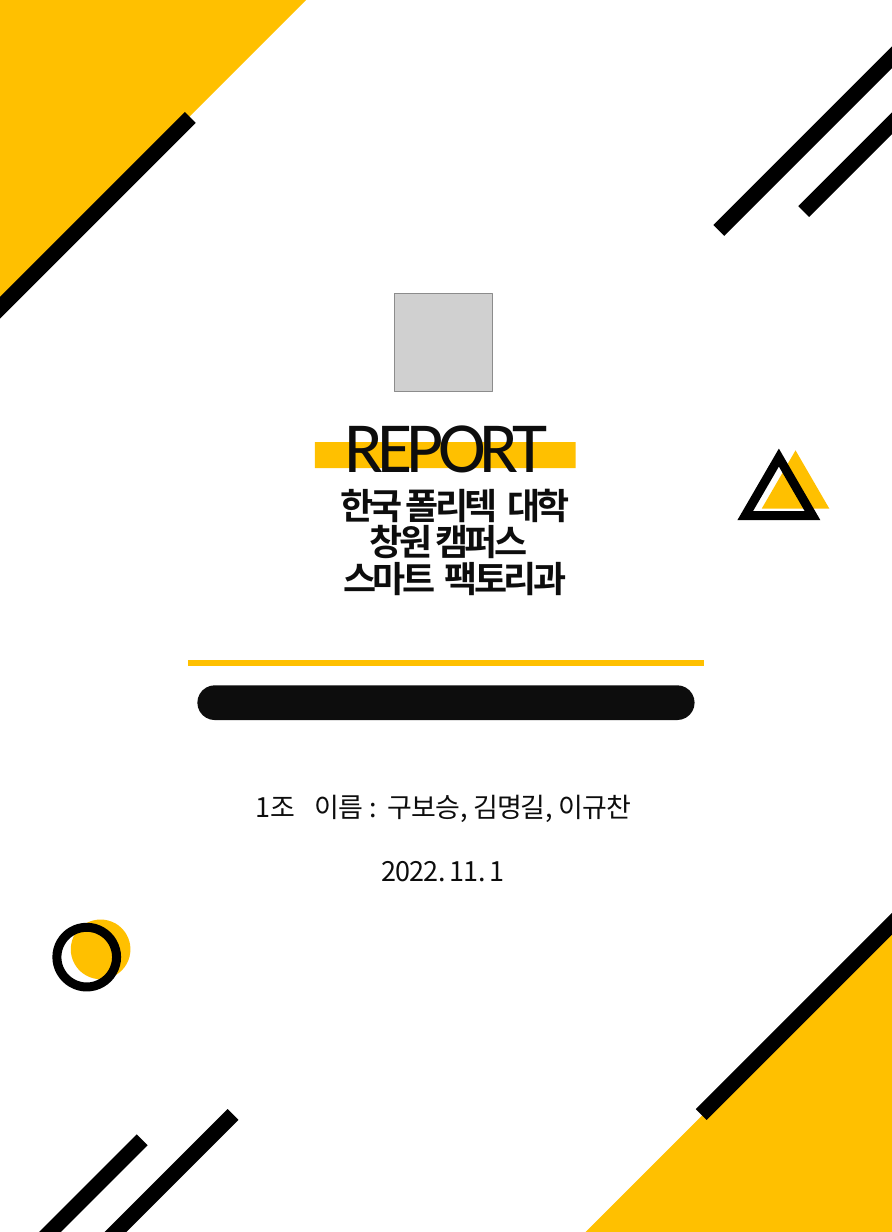
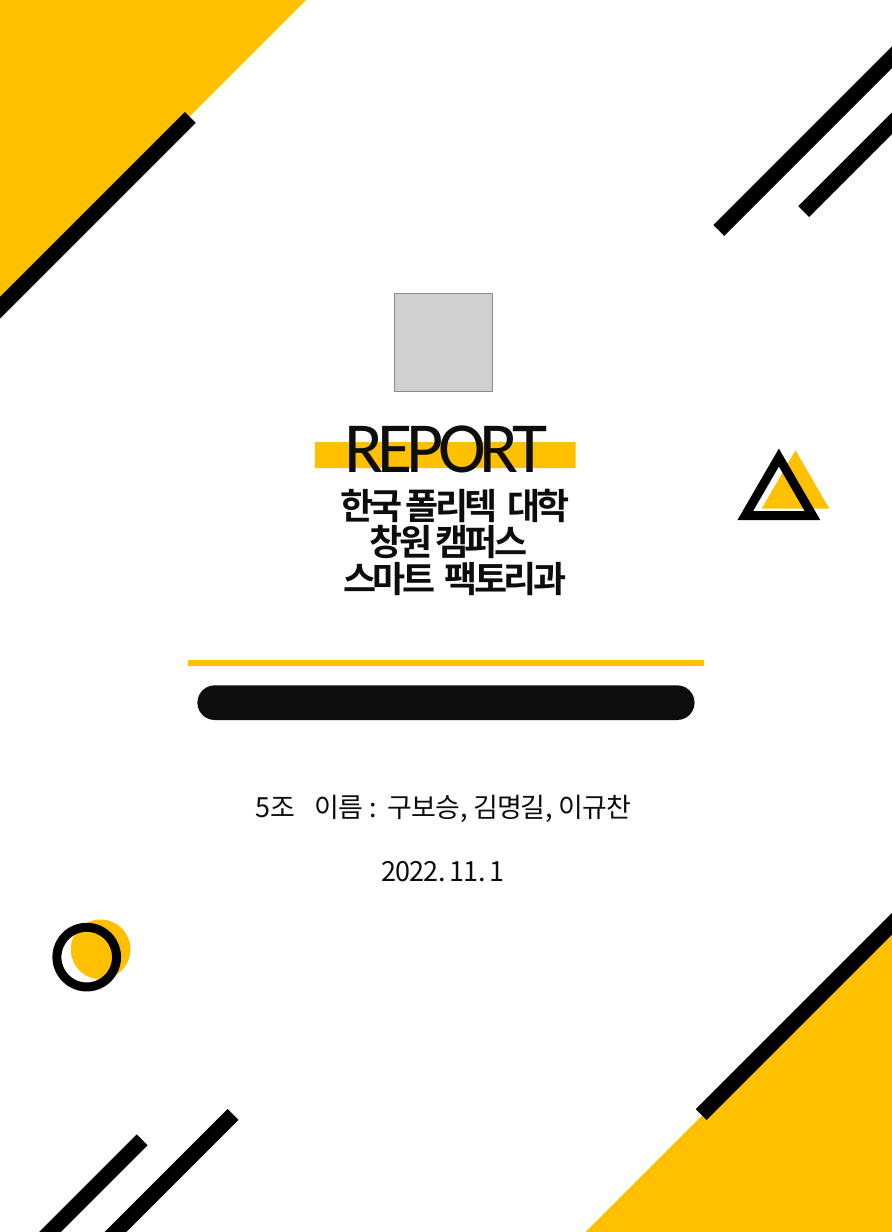
Before and after one commit to MyeonggilKim/myeonggilkim, a slide deck: slide 1 of AI인공지능 프로젝트1.pptx. Drawn at 892x1232 pixels with LibreOffice and Linux fonts; fonts in the diff are those of the drawing; grey boxes stand for pictures. Boxes give left, top, right and bottom in pixels: in the first picture for what was removed or moved away, otherwise in the second. Text is boxed around its words. In the diff, an @@ line names an element or a change of style, - is before the commit and + after.

```diff
--- a/AI인공지능 프로젝트1.pptx
+++ b/AI인공지능 프로젝트1.pptx
@@ text at [255,794,632,822]: text changed @@
-1조 이름 : 구보승, 김명길, 이규찬
+5조 이름 : 구보승, 김명길, 이규찬
```
